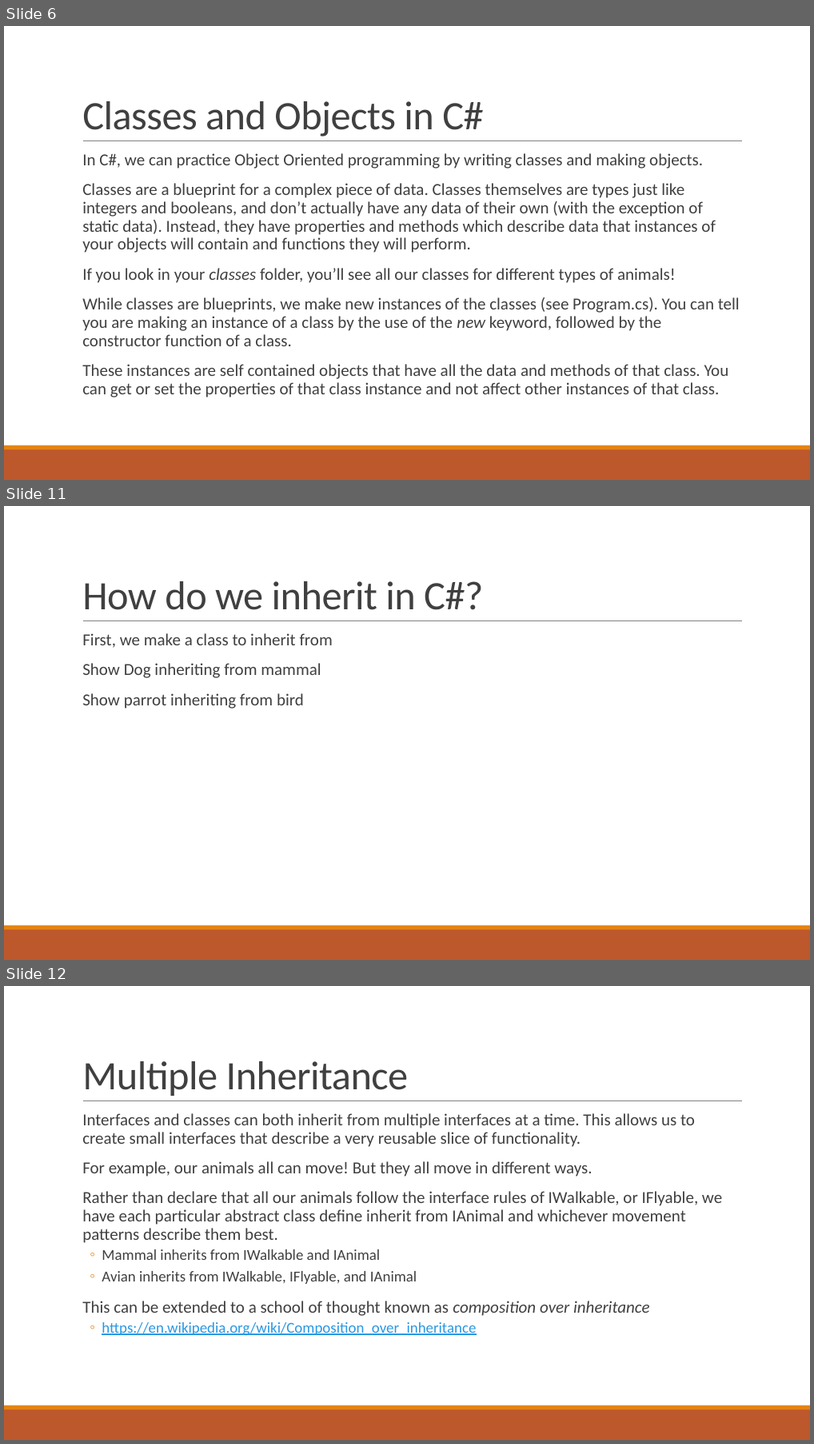
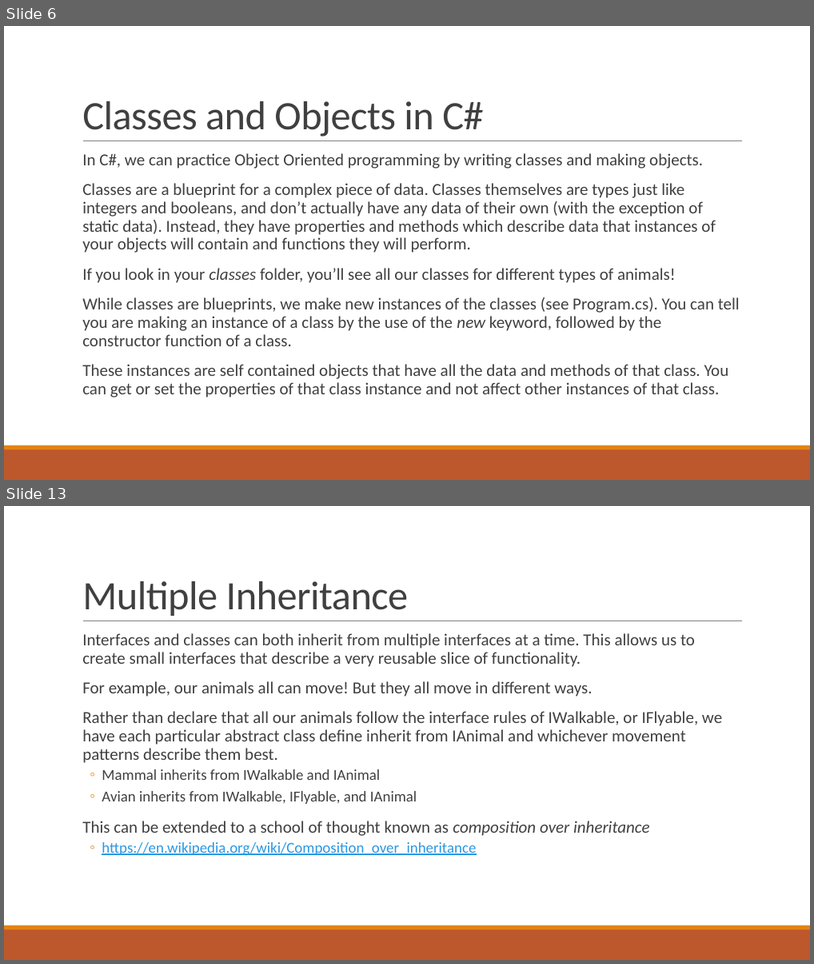
Before and after one commit to Troy-Web-Consulting/twc-training-oop-fundamentals, a slide deck: presentation.pptx. Shown one above the other, each under a label of ours: slides 6, 11 and 12 before the commit, slides 6 and 13 after it; the slides between them are not shown. The pictures are 814x1444 and 814x964 pixels, drawn with LibreOffice and Linux fonts; fonts in the diff are those of the drawing. Boxes give left, top, right and bottom in pixels: in the first picture for what was removed or moved away, otherwise in the second. Text is boxed around its words. In the diff, an @@ line names an element or a change of style, - is before the commit and + after.

```diff
--- a/presentation.pptx
+++ b/presentation.pptx
@@ slide 11 removed at (x1=4, y1=506, x2=810, y2=960), background #FFFFFF; not listed: 3 template elements that a slide beside it also shows @@
@@ title removed at (x1=82, y1=581, x2=483, y2=610) @@
-How do we inherit in C#?
@@ text removed at (x1=82, y1=633, x2=333, y2=708) @@
-  First, we make a class to inherit from
-  Show Dog inheriting from mammal
-  Show parrot inheriting from bird
@@ what was slide 12 is now slide 13 @@
```
Also in this commit, not shown: 12 slides changed, 1 slide added, 10 other files.
